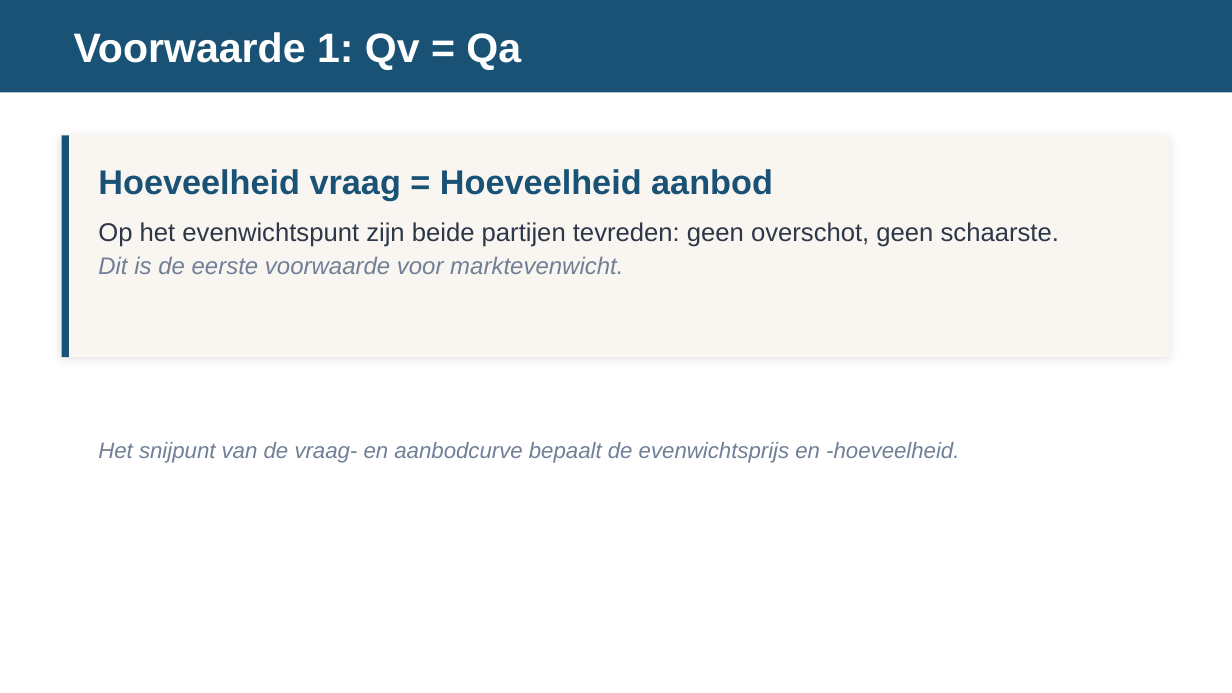
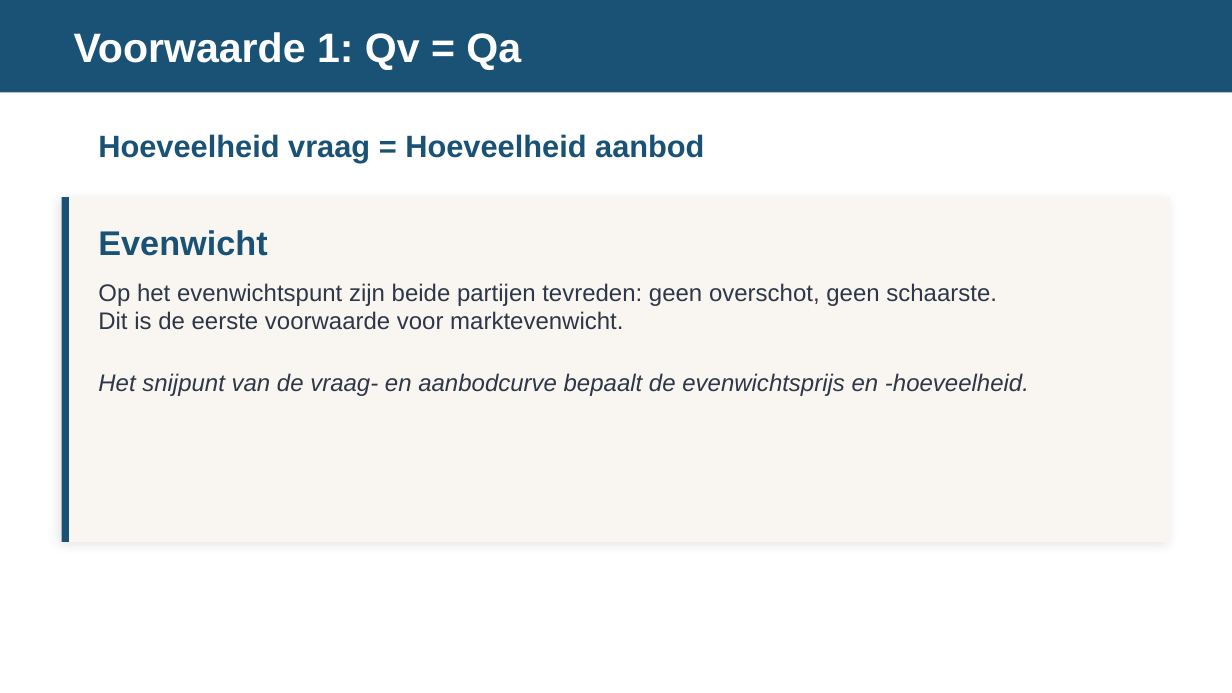
Before and after one commit to meijer1973/economie-vwo4-m3, a slide deck: slide 3 of 3.2 Hoofdstuk 2 - Marktvormen en hun marktevenwicht/3.2.1 Paragraaf 1 - Marktevenwicht/2. Leren/3.2.1 Marktevenwicht – presentatie.pptx. Drawn at 1232x693 pixels with LibreOffice and Linux fonts; fonts in the diff are those of the drawing. Boxes give left, top, right and bottom in pixels: in the first picture for what was removed or moved away, otherwise in the second. Text is boxed around its words. In the diff, an @@ line names an element or a change of style, - is before the commit and + after.

```diff
--- a/3.2 Hoofdstuk 2 - Marktvormen en hun marktevenwicht/3.2.1 Paragraaf 1 - Marktevenwicht/2. Leren/3.2.1 Marktevenwicht – presentatie.pptx
+++ b/3.2 Hoofdstuk 2 - Marktvormen en hun marktevenwicht/3.2.1 Paragraaf 1 - Marktevenwicht/2. Leren/3.2.1 Marktevenwicht – presentatie.pptx
@@ text "Hoeveelheid vraag = Hoeveelheid aanbod": place and size @@
-text "Hoeveelheid vraag = Hoeveelheid aanbod" at box(98, 169, 773, 200)
+text "Hoeveelheid vraag = Hoeveelheid aanbod" at box(98, 134, 704, 162)
@@ text "Hoeveelheid vraag = Hoeveelheid aanbod" at box(98, 134, 704, 162): size 20 to 18 pt; vertical alignment top to middle @@
@@ rectangle: place and size @@
-rectangle at box(62, 136, 1170, 357)
+rectangle at box(62, 197, 1170, 542)
@@ rectangle at box(62, 197, 1170, 542): proportions changed @@
@@ rectangle: place and size @@
-rectangle at box(62, 136, 69, 357)
+rectangle at box(62, 197, 69, 542)
@@ text at box(98, 230, 267, 256): text changed; size 15 to 20 pt; text colour #2D3748 to #1A5276; bold on @@
-Op het evenwichtspunt zijn beide partijen tevreden: geen overschot, geen schaarste.
-Dit is de eerste voorwaarde voor marktevenwicht.
+Evenwicht
@@ text "Op het evenwichtspunt zijn beide ..." at box(98, 283, 1029, 396): vertical alignment middle to top @@
@@ text at box(98, 283, 1029, 396): text changed; size 13 to 14 pt; text colour #718096 to #2D3748; italic off @@
-Het snijpunt van de vraag- en aanbodcurve bepaalt de evenwichtsprijs en -hoeveelheid.
+Op het evenwichtspunt zijn beide partijen tevreden: geen overschot, geen schaarste.
+Dit is de eerste voorwaarde voor marktevenwicht.
+Het snijpunt van de vraag- en aanbodcurve bepaalt de evenwichtsprijs en -hoeveelheid.
```
Also in this commit, not shown: 10 other slides changed, 3 slides added, 6 other files.
